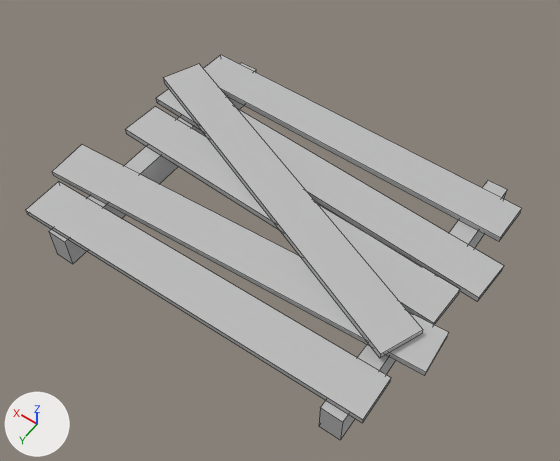
What one commit did to the FBX model Assets/Enviroment Assets/bridge_3.fbx.
Camera for both pictures: a camera (50 mm lens) standing at (-0.76, 1.64, 3.96) and looking at (1.11, -0.97, -0.14). The axes (+X, +Y, +Z) are drawn at lower left. The lights are the same throughout. Mesh edges are drawn as thin lines. Where no turn or scale is listed for an object, it has been applied to the vertices.

The older version as bpy lines, for what is in view:
```python
me_mesh = bpy.data.meshes.new('Mesh')
me_mesh.from_pydata(...)  # 64 vertices, 48 faces; spans x -0.26..2.59, y -2.05..0.0, z -0.24..0.09
me_mesh.materials.append(mat_bridge)  # grey #bcbcbc
ob_pcube87 = bpy.data.objects.new('pCube87', me_mesh)
ob_pcube87.location = (0.0, 0.0, 0.0)
```
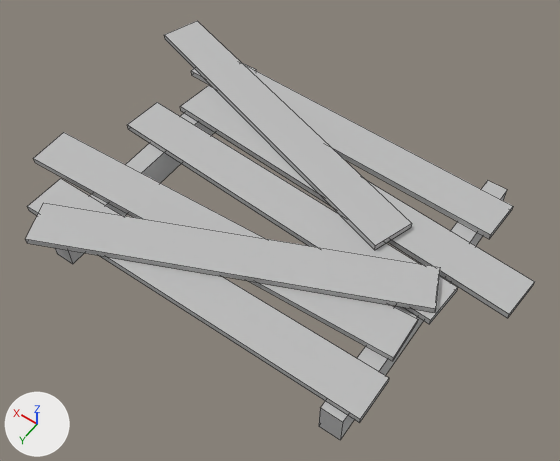
What differs and where, as boxes [x1, y1, x2, y2] in the pictures (560 x 461 px; the box of a moved part takes in the faces that stretch with it):
'pCube87', reshaped (9% taller): before [26, 55, 522, 440]; after [26, 21, 534, 440]
part 1 of me_mesh, moved or reshaped: before [26, 182, 391, 423]; after [27, 179, 389, 423]
part 2 of me_mesh, moved or reshaped: before [52, 145, 449, 376]; after [34, 132, 418, 361]
part 3 of me_mesh, moved or reshaped: before [203, 55, 522, 242]; after [191, 64, 513, 239]
part 4 of me_mesh, moved or reshaped: before [125, 106, 460, 325]; after [127, 102, 458, 324]
part 5 of me_mesh, moved or reshaped: before [156, 89, 504, 301]; after [180, 85, 534, 318]
part 6 of me_mesh, moved or reshaped: before [164, 64, 423, 358]; after [26, 203, 440, 313]
part 7 of me_mesh, added: after [164, 21, 412, 250]

The edits, one by one:
me_mesh has 64 vertices, 48 faces and spans x -0.26..2.59, y -2.05..0.0, z -0.24..0.09.
me_mesh is used by ob_pcube87; location (0.0, 0.0, 0.0).
me_mesh part 1: the loose piece of 8 vertices spanning x -0.09..2.48, y -0.36..-0.02, z 0.0..0.05 is turned 179.2 degrees about the z axis through its middle, then moved by (0.01, -0.01, 0.0).
me_mesh part 2: the loose piece of 8 vertices spanning x -0.22..2.59, y -0.8..-0.36, z 0.0..0.05 is turned 179.2 degrees about the z axis through its middle, then moved by (0.19, 0.01, 0.0).
me_mesh part 3: the loose piece of 8 vertices spanning x -0.16..2.41, y -1.99..-1.61, z 0.0..0.05 is turned 179.2 degrees about the z axis through its middle, then moved by (0.06, 0.0, 0.0).
me_mesh part 4: the loose piece of 8 vertices spanning x -0.12..2.45, y -1.25..-0.81, z 0.0..0.05 is turned 179.2 degrees about the z axis through its middle, then moved by (0.02, -0.02, 0.0).
me_mesh part 5: the loose piece of 8 vertices spanning x -0.26..2.48, y -1.62..-1.12, z 0.0..0.05 is turned 179.2 degrees about the z axis through its middle, then moved by (-0.2, -0.02, 0.0).
me_mesh part 6: the loose piece of 8 vertices spanning x -0.09..2.55, y -1.77..-0.43, z 0.05..0.09 is turned -133.2 degrees about the z axis through its middle and scaled by 0.937, then moved by (-0.08, 0.6, 0.0).
me_mesh part 7: the loose piece of 8 vertices spanning x -0.16..2.41, y -1.99..-1.61, z 0.0..0.05 is copied, and the copy is turned 163.2 degrees about the z axis through its middle, then moved by (0.49, 0.19, 0.05); it spans x 0.35..2.88, y -2.17..-1.06, z 0.05..0.09.
